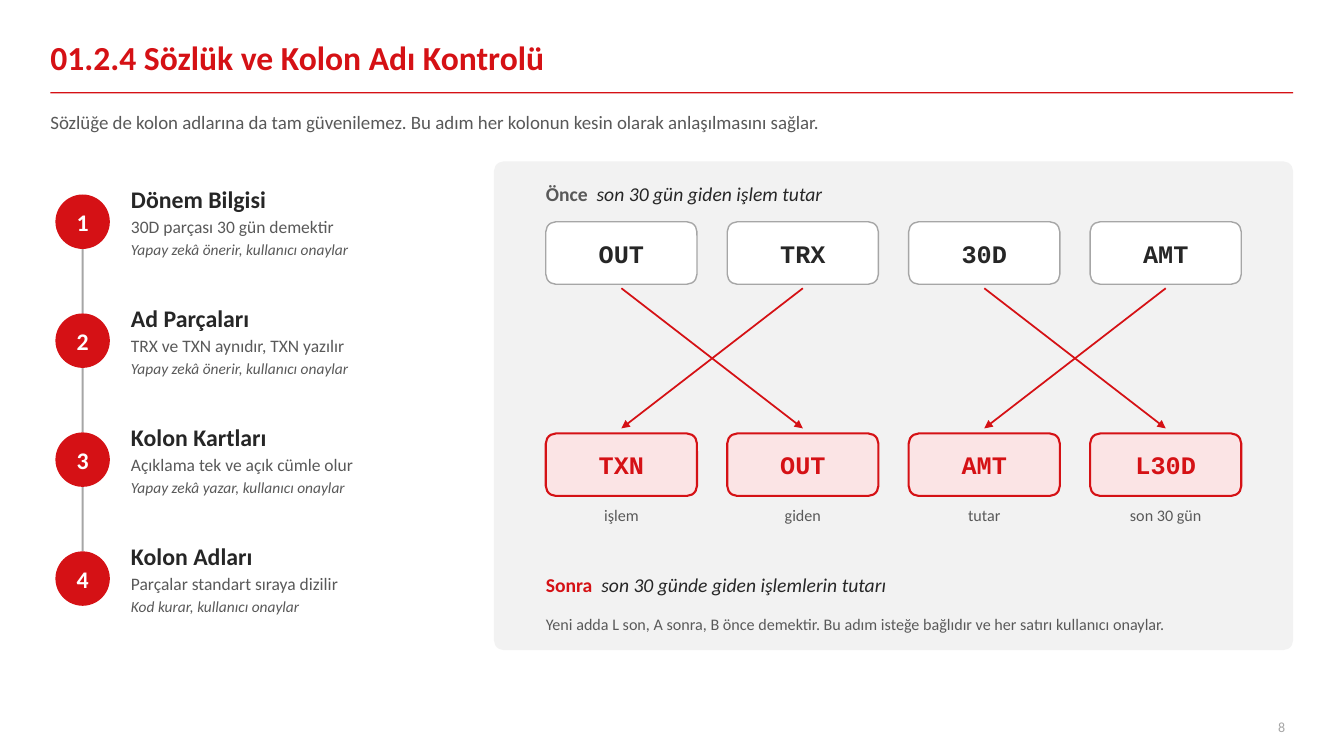
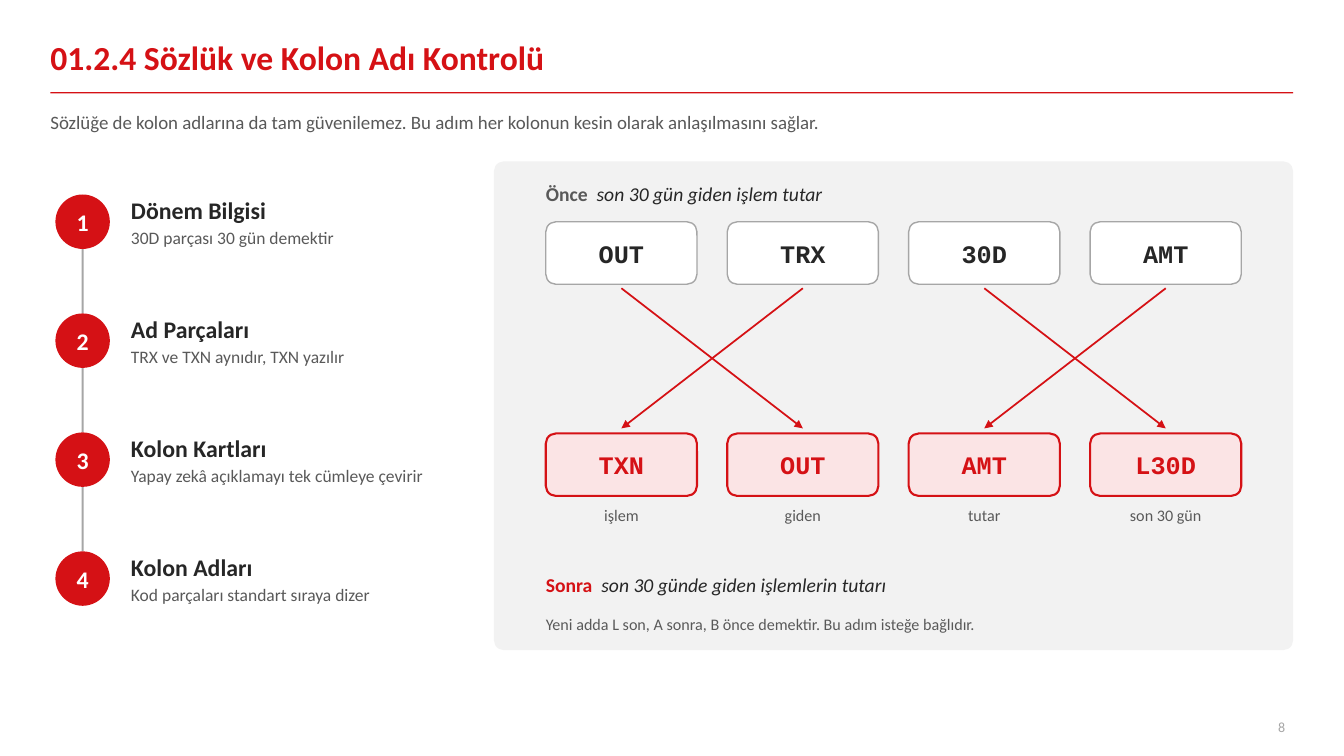
Before and after one commit to canmergen/amp, a slide deck: slide 8 of analitik_modelleme_platformu_GUNCEL/sunum/Platform_Sunum_Sade.pptx. Drawn at 1344x756 pixels with LibreOffice and Linux fonts; fonts in the diff are those of the drawing. Boxes give left, top, right and bottom in pixels: in the first picture for what was removed or moved away, otherwise in the second. Text is boxed around its words. In the diff, an @@ line names an element or a change of style, - is before the commit and + after.

```diff
--- a/analitik_modelleme_platformu_GUNCEL/sunum/Platform_Sunum_Sade.pptx
+++ b/analitik_modelleme_platformu_GUNCEL/sunum/Platform_Sunum_Sade.pptx
@@ text "Dönem Bilgisi": place and size @@
-text "Dönem Bilgisi" at <box>131,191,348,258</box>
+text "Dönem Bilgisi" at <box>131,202,333,247</box>
@@ text at <box>131,244,348,258</box>: paragraph removed @@
-Yapay zekâ önerir, kullanıcı onaylar
@@ text "Ad Parçaları": place and size @@
-text "Ad Parçaları" at <box>131,310,348,377</box>
+text "Ad Parçaları" at <box>131,321,344,366</box>
@@ text at <box>131,363,348,377</box>: paragraph removed @@
-Yapay zekâ önerir, kullanıcı onaylar
@@ text "Kolon Kartları": place and size @@
-text "Kolon Kartları" at <box>131,429,352,496</box>
+text "Kolon Kartları" at <box>131,440,423,485</box>
@@ text at <box>131,470,423,485</box>: text changed; size 11 to 12.5 pt; italic off @@
-Açıklama tek ve açık cümle olur
-Yapay zekâ yazar, kullanıcı onaylar
+Yapay zekâ açıklamayı tek cümleye çevirir
@@ text "Kolon Adları": place and size @@
-text "Kolon Adları" at <box>131,548,338,615</box>
+text "Kolon Adları" at <box>131,559,369,604</box>
@@ text at <box>131,589,369,604</box>: text changed @@
-Parçalar standart sıraya dizilir
-Kod kurar, kullanıcı onaylar
+Kod parçaları standart sıraya dizer
@@ text at <box>546,619,974,633</box>: text changed @@
-Yeni adda L son, A sonra, B önce demektir. Bu adım isteğe bağlıdır ve her satırı kullanıcı onaylar.
+Yeni adda L son, A sonra, B önce demektir. Bu adım isteğe bağlıdır.
```
Also in this commit, not shown: 13 other slides changed, 1 other file.
